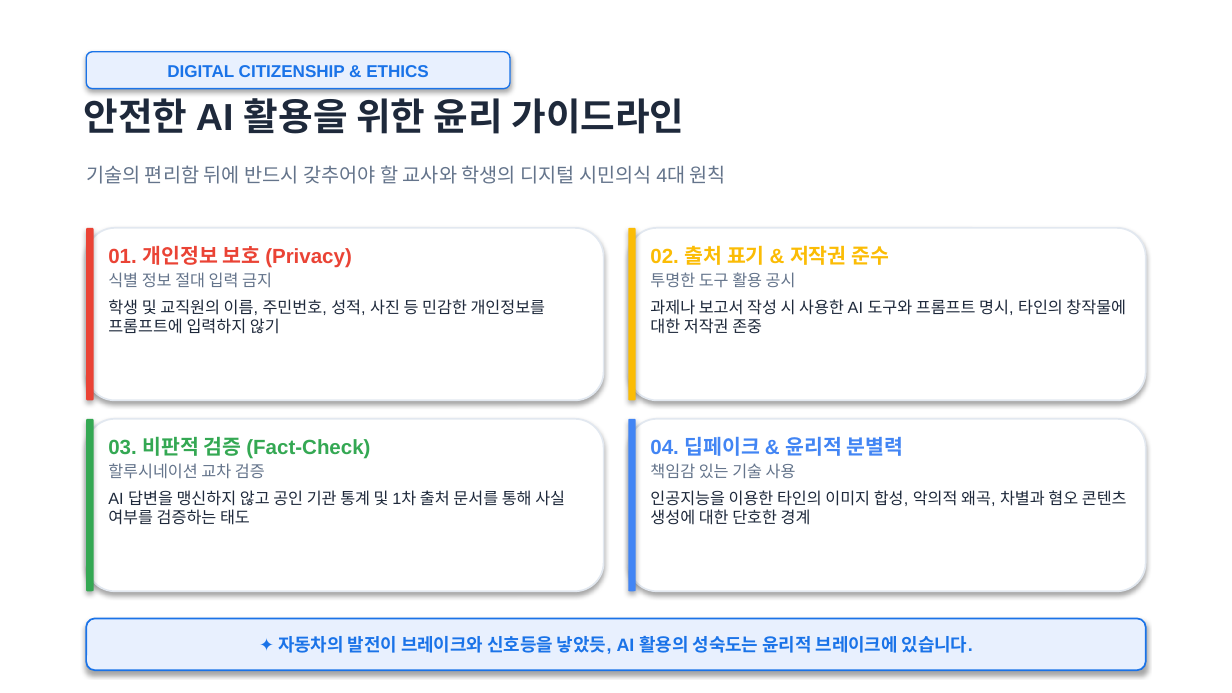
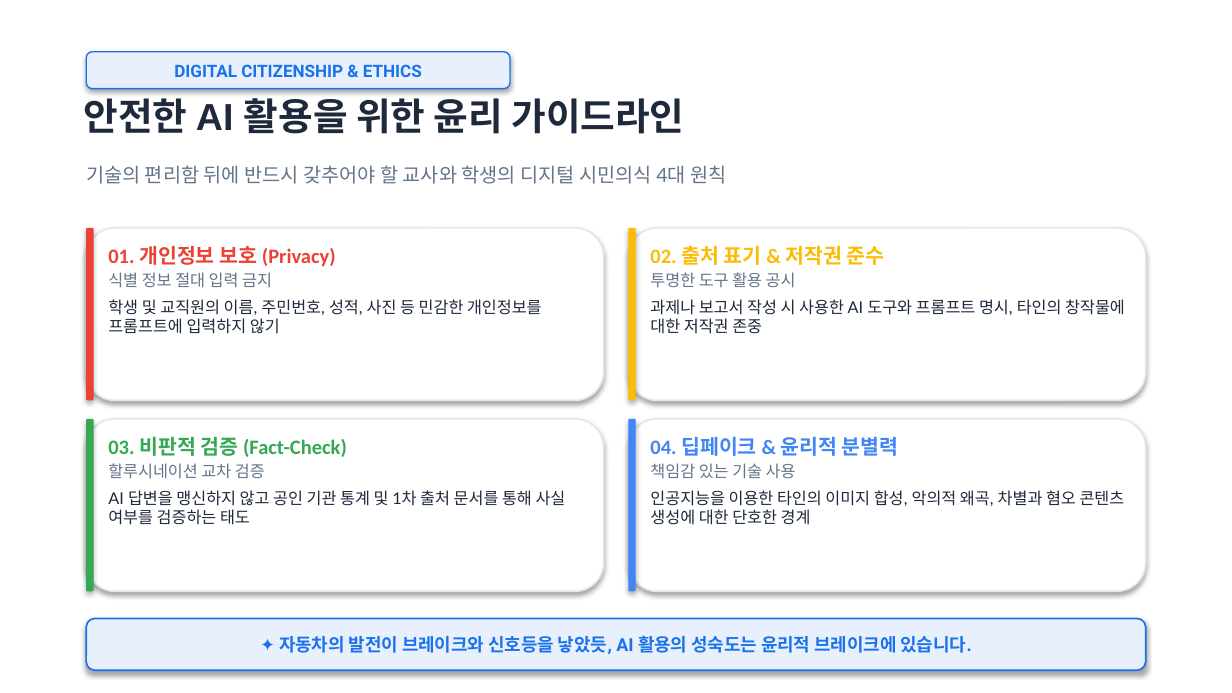
Before and after one commit to kecfai7/ppt_master, a slide deck: slide 18 of presentations/AI 시대-교육의 문법이 바뀌다-앨리스.pptx. Drawn at 1232x693 pixels with LibreOffice and Linux fonts; fonts in the diff are those of the drawing; background and template pictures are left out. Boxes give left, top, right and bottom in pixels: in the first picture for what was removed or moved away, otherwise in the second. Text is boxed around its words. In the diff, an @@ line names an element or a change of style, - is before the commit and + after.

Commit message:
Apply exact Paperlogy weights (8 ExtraBold, 7 Bold, 6 SemiBold, 5 Medium) across all 14 presentations

```diff
--- a/presentations/AI 시대-교육의 문법이 바뀌다-앨리스.pptx
+++ b/presentations/AI 시대-교육의 문법이 바뀌다-앨리스.pptx
@@ rounded rectangle "DIGITAL CITIZENSHIP & ETHICS" at [86, 52, 510, 89]: font Arial to Roboto @@
@@ text "01. 개인정보 보호 (Privacy)" at [108, 246, 542, 334]: font Arial to Calibri in "01. 개인정보 보호 (Privacy)"; font Arial to Lato in "식별 정보 절대 입력 금지", "학생 및 교직원의 이름, 주민번호, 성적, 사진 ..." @@
@@ text "02. 출처 표기 & 저작권 ..." at [650, 245, 1125, 334]: font Arial to Calibri in "02. 출처 표기 & 저작권 준수"; font Arial to Lato in "투명한 도구 활용 공시", "과제나 보고서 작성 시 사용한 AI 도구와 ..." @@
@@ text "03. 비판적 검증 (Fact-Check)" at [108, 436, 566, 525]: font Arial to Calibri in "03. 비판적 검증 (Fact-Check)"; font Arial to Lato in "할루시네이션 교차 검증", "AI 답변을 맹신하지 않고 공인 기관 통계 ..." @@
@@ text "04. 딥페이크 & 윤리적 분별력" at [650, 436, 1125, 525]: font Arial to Calibri in "04. 딥페이크 & 윤리적 분별력"; font Arial to Lato in "책임감 있는 기술 사용", "인공지능을 이용한 타인의 이미지 합성, 악의적 왜곡, ..." @@
@@ rounded rectangle "✦ 자동차의 발전이 브레이크와 신호등을 ..." at [86, 618, 1146, 670]: font Arial to Roboto @@
```
Also in this commit, not shown: 21 other slides changed, 17 other files.
